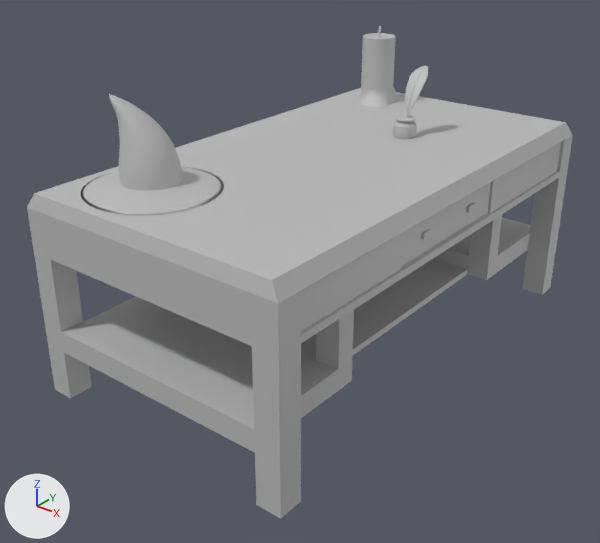
The FBX model Origami/Assets/Models/Study/Desk.fbx: old version first, new version second.
Before and after are seen from a 50 mm lens placed at (0.17, -0.232, 0.166), pointed at (-0.003, -0.015, 0.032). The lights are fixed; the arrows at lower left show +X, +Y and +Z. Where no turn or scale is listed for an object, it has been applied to the vertices.

Objects in the first picture: 'Candle', 'Hat', 'Ink', 'Quill', 'Table'.
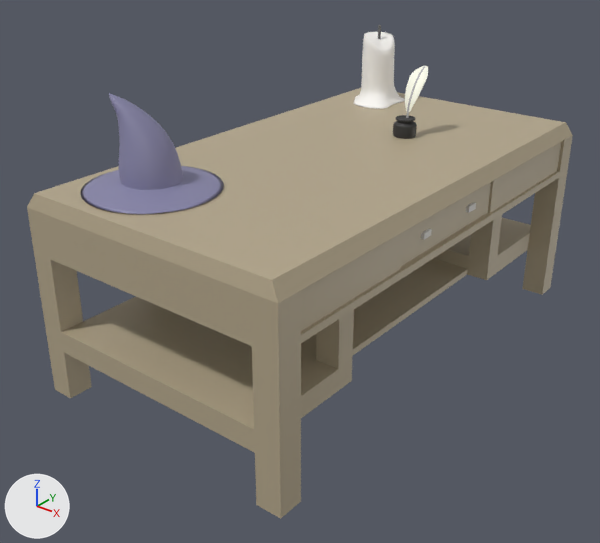
Commit message: Colored the desk

What differs and where, as boxes (x1, y1, x2, y2) in the pictures (600 x 543 px):
'Hat', recoloured, moved (grey to blue)
    before: (80, 94, 224, 214)
    after: (80, 93, 224, 215)
'Candle', reshaped, moved (23% wider)
    before: (358, 26, 400, 107)
    after: (353, 25, 405, 109)
'Ink', recoloured (grey to black)
    both: (393, 115, 417, 139)
part 1 of me_mesh, recoloured (grey to beige)
    both: (27, 88, 573, 519)
part 2 of me_mesh, recoloured
    both: (421, 202, 476, 239)
part 4 of me_mesh_004, recoloured (grey to white)
    both: (405, 66, 428, 108)

What changed in the scene script:
```text
Add mat_quill1:
    mat_quill1 = principled_material('Quill1')
    mat_quill1.base_color = (1.0, 1.0, 0.865)  # white #ffffef
Add mat_candle1:
    mat_candle1 = principled_material('Candle1')
    mat_candle1.base_color = (0.957, 0.936, 0.901)  # white #faf8f4
Add mat_candle2:
    mat_candle2 = principled_material('Candle2')
    mat_candle2.base_color = (0.129, 0.129, 0.129)  # dark grey #656565
Add mat_hat1:
    mat_hat1 = principled_material('Hat1')
    mat_hat1.base_color = (0.242, 0.234, 0.39)  # blue #8785a8
Add mat_phong1:
    mat_phong1 = principled_material('phong1')
    mat_phong1.base_color = (0.032, 0.032, 0.032)  # black #323232
    mat_phong1.roughness = 0.553
Add mat_lambert7:
    mat_lambert7 = principled_material('lambert7')
    mat_lambert7.base_color = (0.46, 0.387, 0.262)  # beige #b5a78c
Add mat_phong2:
    mat_phong2 = principled_material('phong2')
    mat_phong2.base_color = (0.672, 0.655, 0.624)  # light grey #d6d4cf
    mat_phong2.roughness = 0.553
Change me_mesh_002:
    where me_mesh_002.from_pydata(...)  # 930 vertices, 928 faces; spans x -0.0225..0.0225, y -0.0225..0.0225, z -0.0014..0.0283
    remove me_mesh_002.materials.append(mat_lambert1)  # grey #bcbcbc
    add me_mesh_002.materials.append(mat_hat1)  # blue #8785a8
Change me_mesh_004:
    where me_mesh_004.from_pydata(...)  # 316 vertices, 324 faces; spans x -0.0037..0.0037, y -0.0004..0.0111, z -0.0126..0.0057
    used by ob_quill; location = (0.0084, 0.0362, 0.0932)
    me_mesh_004 part 4: 74 of the faces centred in x -0.0035..0.0035, y 0.0006..0.011, z -0.0073..0.0055 switch from mat_lambert1 (grey #bcbcbc) to mat_quill1 (white #ffffef)
Change me_mesh:
    where me_mesh.from_pydata(...)  # 268 vertices, 272 faces; spans x -0.052..0.052, y -0.093..0.093, z -0.069..0.005
    used by ob_table; location = (0.0, 0.0, 0.0692)
    me_mesh part 1: 262 of the faces centred in x -0.052..0.052, y -0.093..0.093, z -0.069..0.005 switch from mat_lambert1 (grey #bcbcbc) to mat_lambert7 (beige #b5a78c)
    me_mesh part 2: all 10 faces centred in x 0.051, y -0.021..0.013, z -0.008..-0.006 switch from mat_lambert1 (grey #bcbcbc) to mat_phong2 (light grey #d6d3cf)
Change me_mesh_001:
    used by ob_candle; location = (-0.0304, 0.0734, 0.0883)
    remove me_mesh_001.from_pydata(...)  # 202 vertices, 196 faces; spans x -0.0083..0.0096, y -0.0109..0.0084, z -0.0141..0.0177
    remove me_mesh_001.materials.append(mat_lambert1)  # grey #bcbcbc
    add me_mesh_001.from_pydata(...)  # 930 vertices, 928 faces; spans x -0.01..0.0111, y -0.0136..0.0116, z -0.0153..0.0171
    me_mesh_001 part 3: 201 vertices removed from x -0.0083..0.0096, y -0.0109..0.0084, z -0.0141..0.0177; 929 vertices added at x -0.01..0.0111, y -0.0136..0.0116, z -0.0153..0.0171
    add me_mesh_001.materials.append(mat_candle1)  # white #faf8f4
    add me_mesh_001.materials.append(mat_candle2)  # dark grey #656565
Change me_mesh_003:
    where me_mesh_003.from_pydata(...)  # 1322 vertices, 1320 faces; spans x -0.00442..0.00442, y -0.00442..0.00442, z -0.00286..0.00428
    remove me_mesh_003.materials.append(mat_lambert1)  # grey #bcbcbc
    add me_mesh_003.materials.append(mat_phong1)  # black #323232
Change ob_hat:
    ob_hat.location: (-0.023, -0.065, 0.0757) -> (-0.023, -0.065, 0.0759)
Change ob_candle:
    ob_candle.location: (-0.0304, 0.0734, 0.0883) -> (-0.0304, 0.0734, 0.0893)
```
